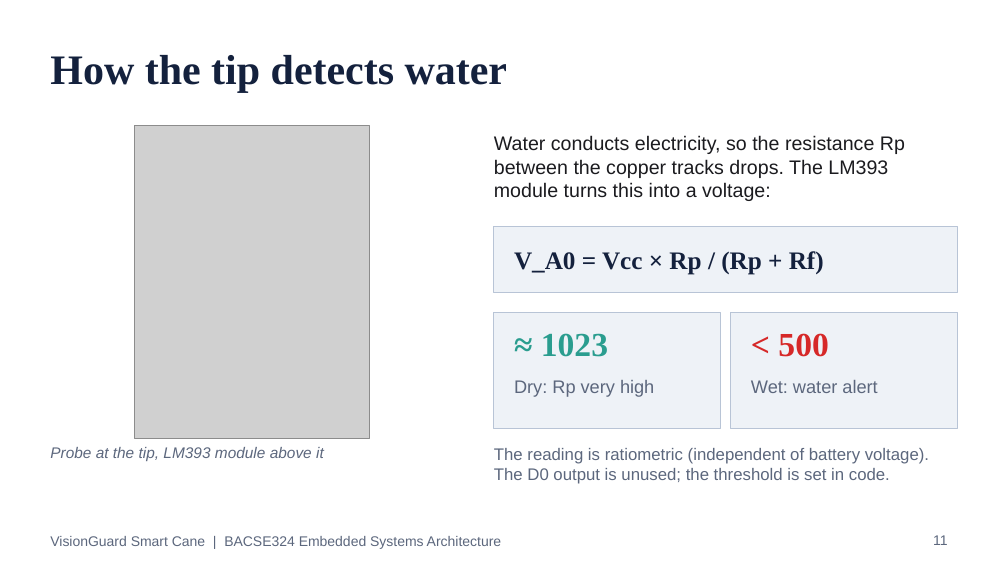
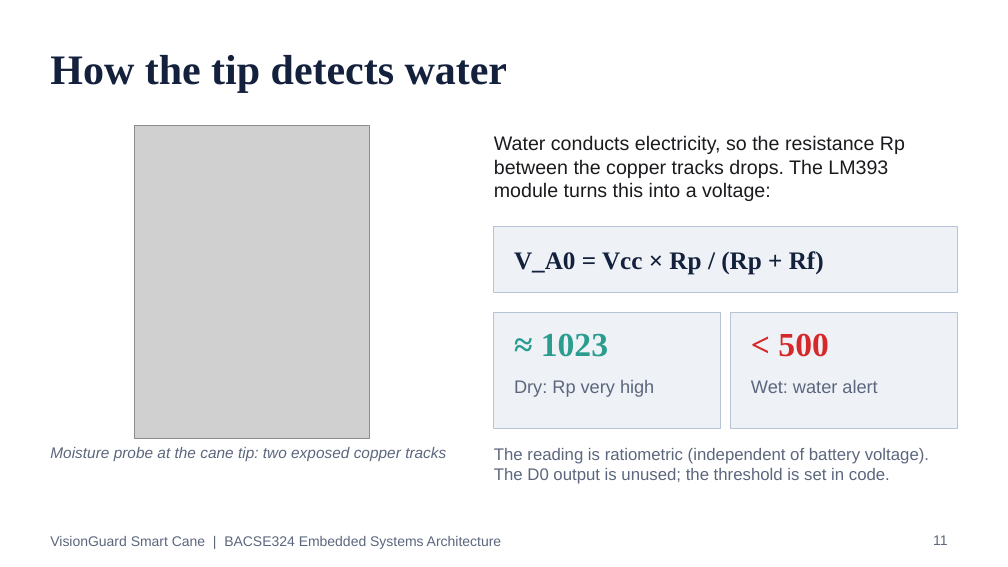
Before and after one commit to darshanpvt007-afk/visionguard-smart-cane, a slide deck: slide 11 of docs/VisionGuard_Presentation.pptx. Drawn at 1008x567 pixels with LibreOffice and Linux fonts; fonts in the diff are those of the drawing; grey boxes stand for pictures. Boxes give left, top, right and bottom in pixels: in the first picture for what was removed or moved away, otherwise in the second. Text is boxed around its words. In the diff, an @@ line names an element or a change of style, - is before the commit and + after.

```diff
--- a/docs/VisionGuard_Presentation.pptx
+++ b/docs/VisionGuard_Presentation.pptx
@@ text at bbox=[50, 447, 446, 461]: text changed @@
-Probe at the tip, LM393 module above it
+Moisture probe at the cane tip: two exposed copper tracks
```
Also in this commit, not shown: 1 other slide changed, 1 other file.
